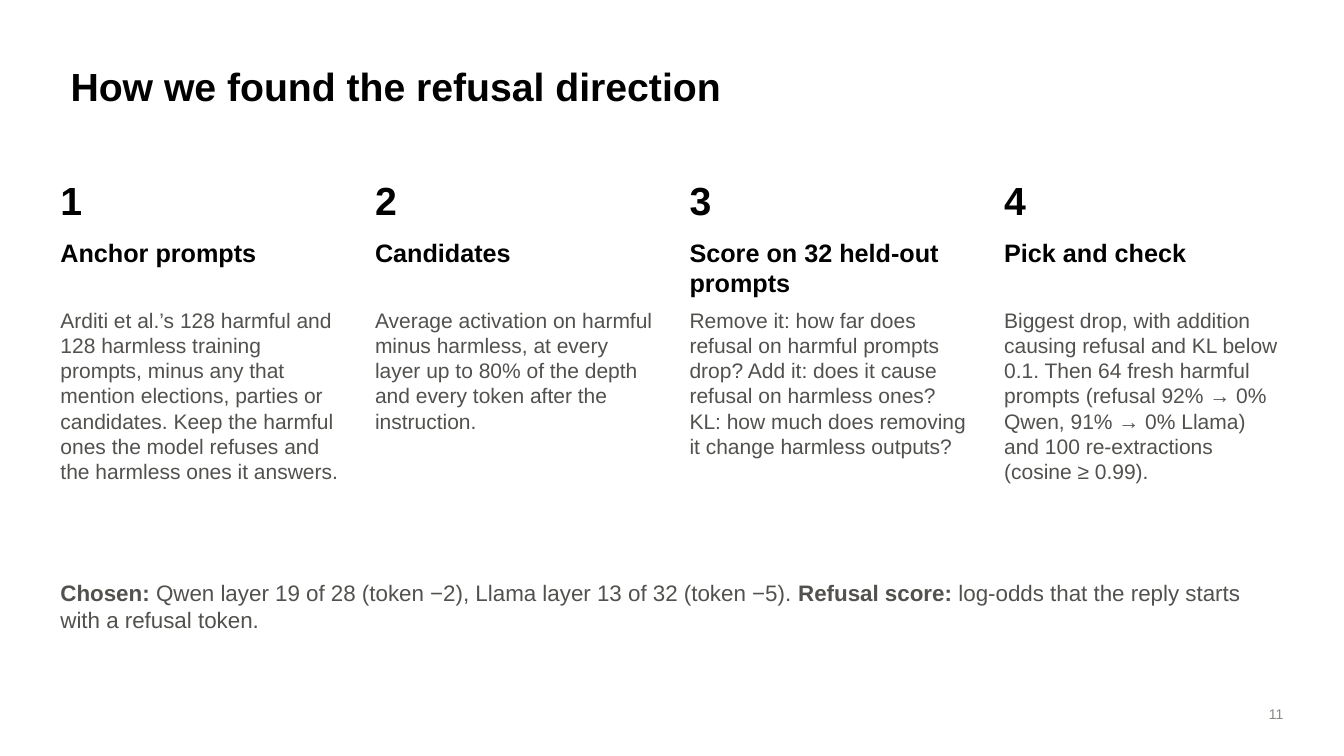
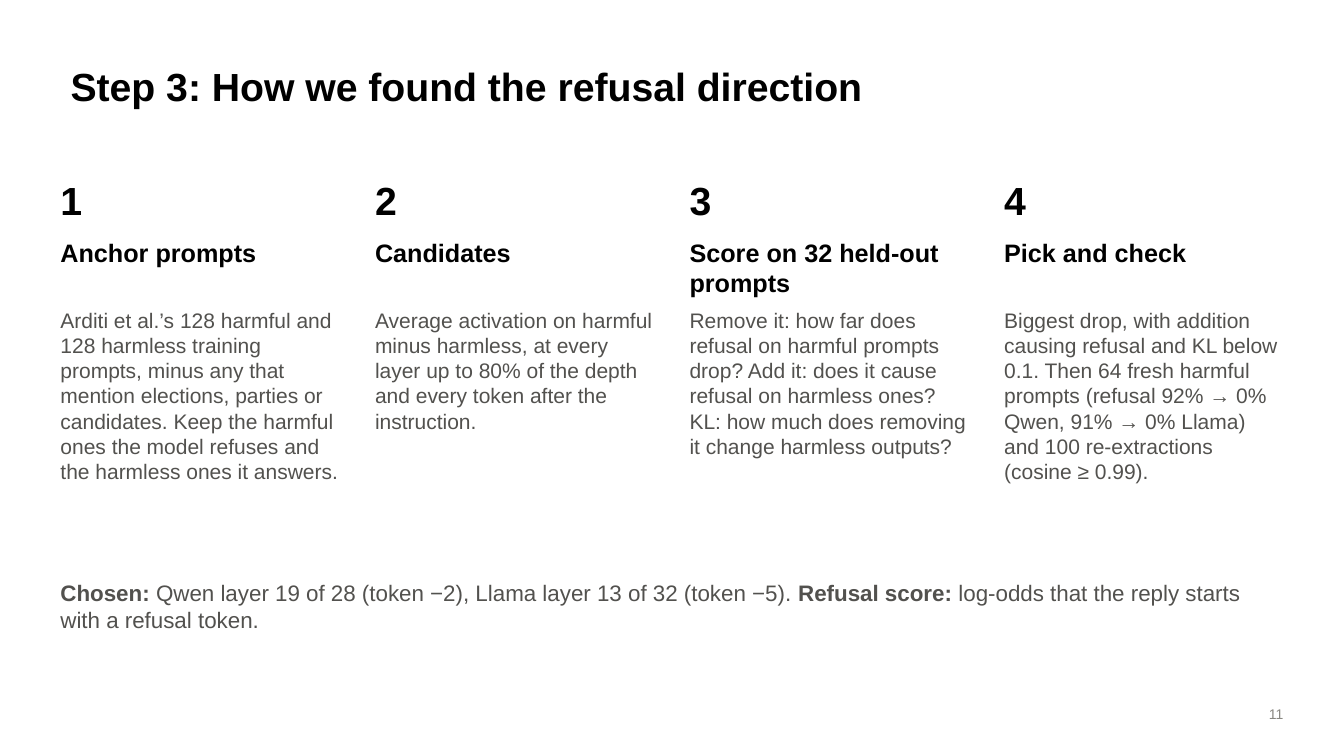
Before and after one commit to brow4623/ai-safety-democracy, a slide deck: slide 11 of slides/refusal-geometry-slides.pptx. Drawn at 1344x756 pixels with LibreOffice and Linux fonts; fonts in the diff are those of the drawing. Boxes give left, top, right and bottom in pixels: in the first picture for what was removed or moved away, otherwise in the second. Text is boxed around its words. In the diff, an @@ line names an element or a change of style, - is before the commit and + after.

```diff
--- a/slides/refusal-geometry-slides.pptx
+++ b/slides/refusal-geometry-slides.pptx
@@ title at (71, 72, 862, 109): text changed @@
-How we found the refusal direction
+Step 3: How we found the refusal direction
```
Also in this commit, not shown: 6 other slides changed, 3 slides added.
